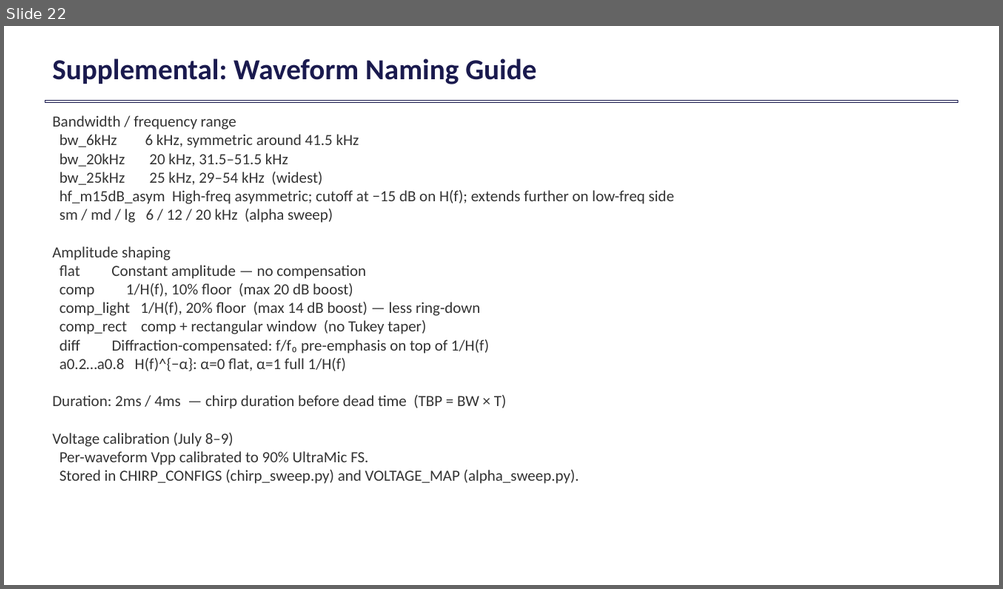
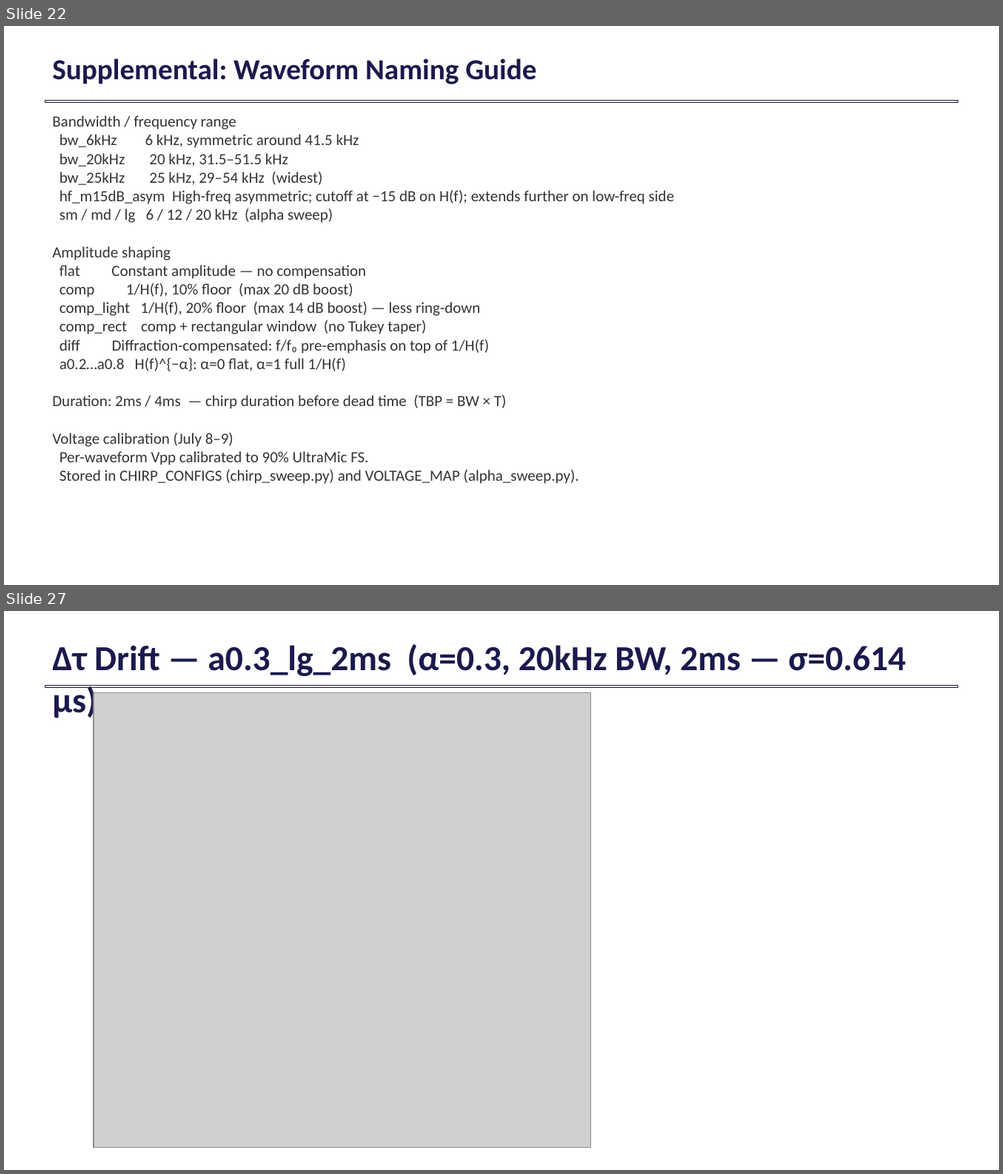
Before and after one commit to cyrusurheim29/batping, a slide deck: siglent_project/BATPING_presentation_July2026.pptx. Shown one above the other, each under a label of ours: slide 22 before the commit, slides 22 and 27 after it; the slides between them are not shown. The pictures are 1003x589 and 1003x1174 pixels, drawn with LibreOffice and Linux fonts; fonts in the diff are those of the drawing; grey boxes stand for pictures. Boxes give left, top, right and bottom in pixels: in the first picture for what was removed or moved away, otherwise in the second. Text is boxed around its words. In the diff, an @@ line names an element or a change of style, - is before the commit and + after.

```diff
--- a/siglent_project/BATPING_presentation_July2026.pptx
+++ b/siglent_project/BATPING_presentation_July2026.pptx
@@ slide 27 added at [4, 611, 999, 1170], background #FFFFFF @@
@@ text added at [52, 644, 906, 676], 34 pt, text #1A1A4E, bold @@
+Δτ Drift — a0.3_lg_2ms (α=0.3, 20kHz BW, 2ms — σ=0.614 μs)
@@ rectangle added at [45, 686, 958, 688], outline #1A1A4E 0.75 pt @@
@@ picture added at [94, 693, 590, 1148] @@
```
Also in this commit, not shown: 5 other slides added.
